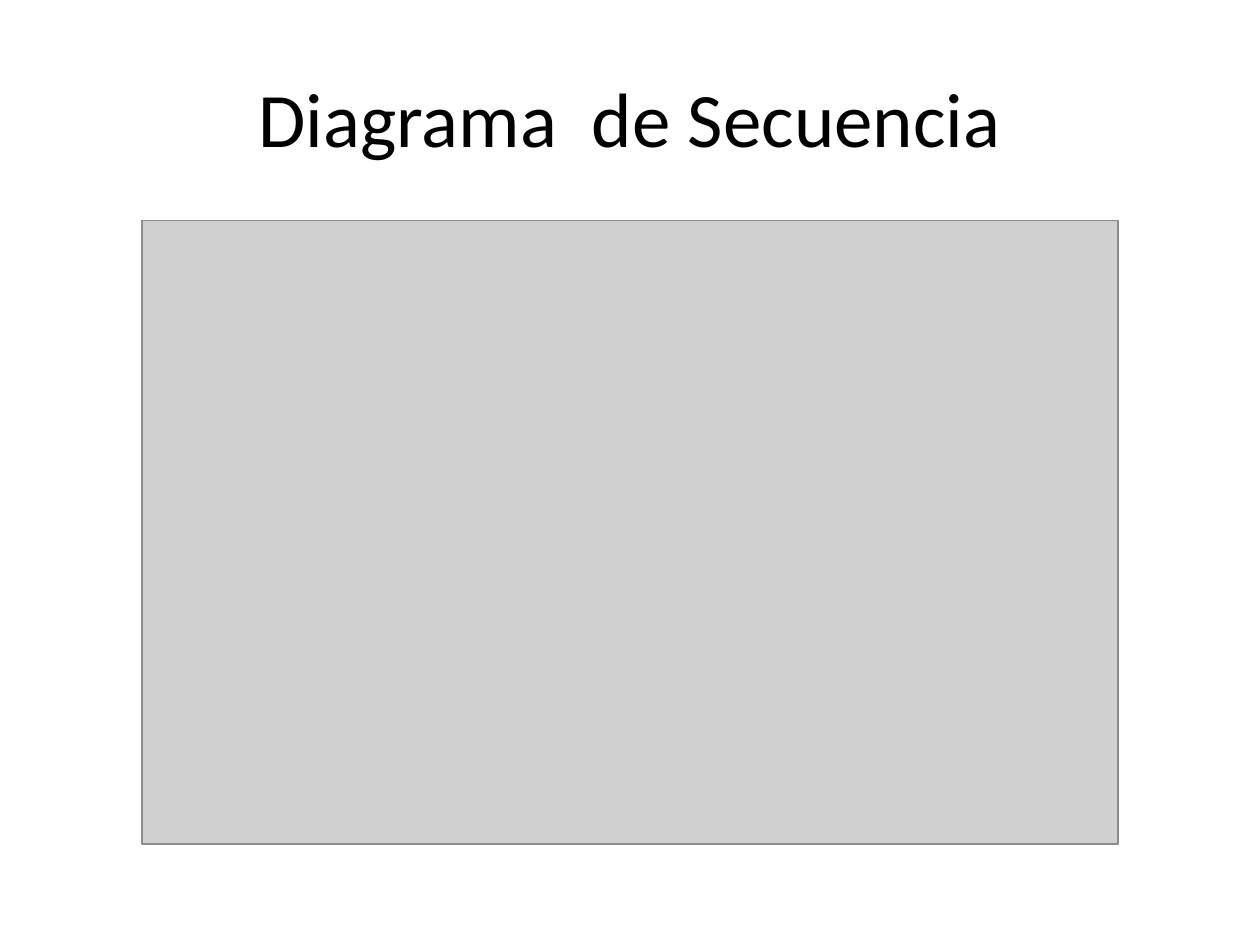
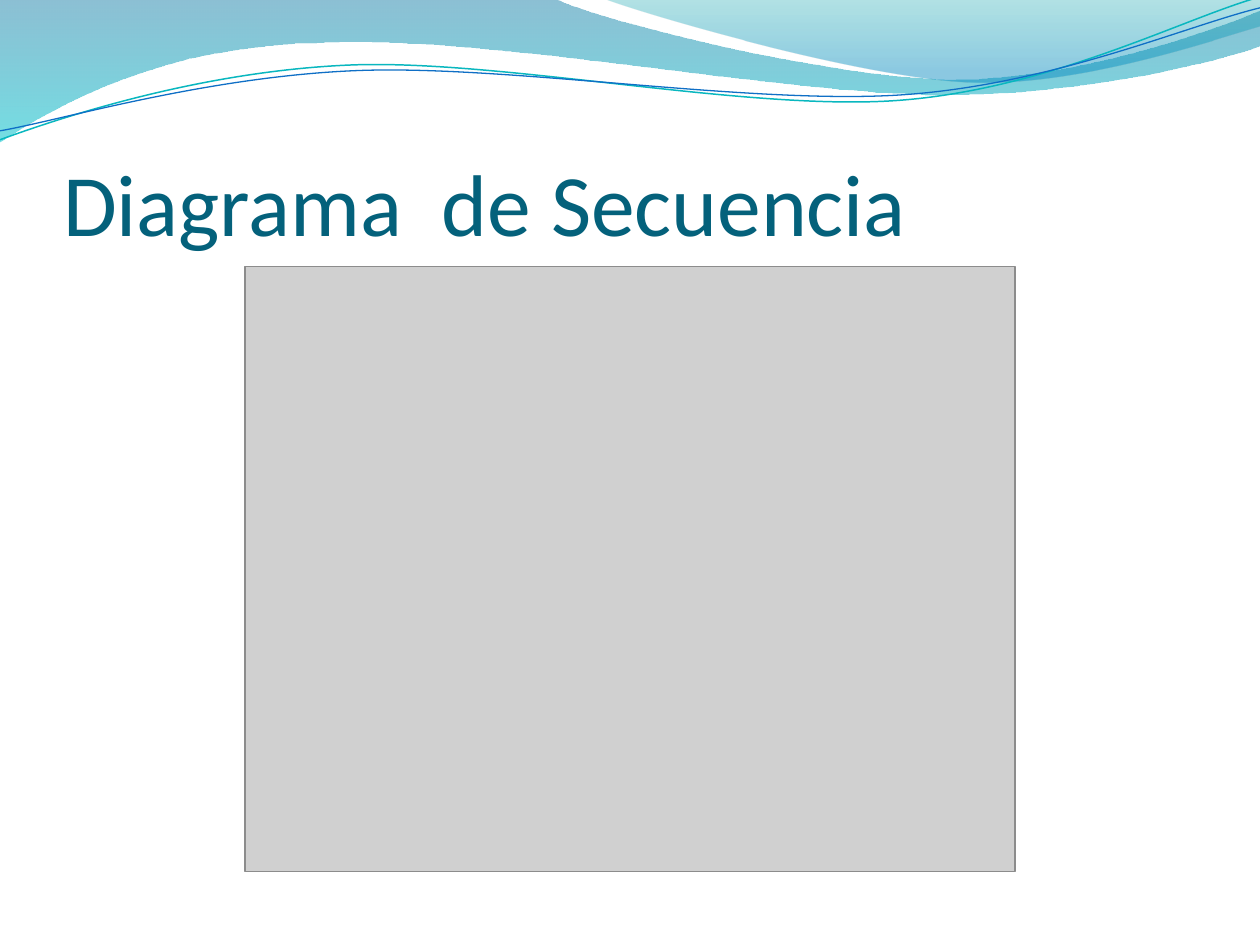
Before and after one commit to francben/proyectoDeliberyApp, a slide deck: slide 16 of Para Presentacion final.pptx. Drawn at 1260x945 pixels with LibreOffice and Linux fonts; fonts in the diff are those of the drawing; grey boxes stand for pictures; background and template pictures are left out. Boxes give left, top, right and bottom in pixels: in the first picture for what was removed or moved away, otherwise in the second. Text is boxed around its words. In the diff, an @@ line names an element or a change of style, - is before the commit and + after.

Commit message:
Presentacion

```diff
--- a/Para Presentacion final.pptx
+++ b/Para Presentacion final.pptx
@@ freeform shape added at <box>0,0,1260,142</box>, fill gradient #0074A1 to #00C6CF @@
@@ freeform shape added at <box>0,0,1260,147</box>, outline #0AB8BF 0.85 pt @@
@@ freeform shape added at <box>0,8,1260,141</box>, outline #0F6FC6 0.75 pt @@
@@ freeform shape added at <box>604,0,1260,87</box>, fill gradient #00A1A9 to #008BBF @@
@@ title "Diagrama de Secuencia": place and size @@
-title "Diagrama de Secuencia" at <box>258,93,1000,161</box>
+title "Diagrama de Secuencia" at <box>63,175,906,251</box>
@@ title "Diagrama de Secuencia" at <box>63,175,906,251</box>: size 44 to 50 pt, text colour #000000 to #04617B; alignment centre to left; vertical alignment middle to bottom @@
@@ picture: place and size @@
-picture at <box>142,220,1119,844</box>
+picture at <box>244,267,1014,872</box>
```
Also in this commit, not shown: 16 other slides changed, 2 slides added, 2 slides removed.
